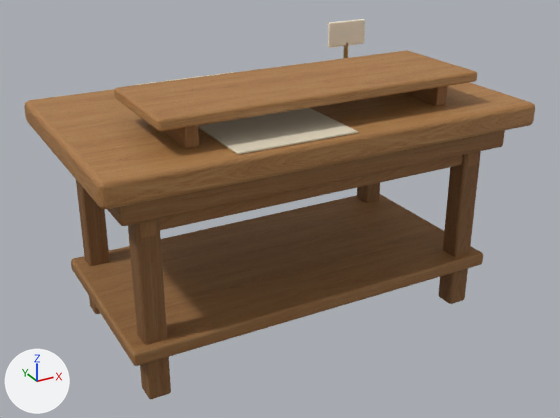
Renders of the glTF model assets/masters/native-v4/display-2.glb from each side of a commit.
Rendered twice from a camera (50 mm lens) standing at (-1.54, -2.82, 1.9) and looking at (-0.01, -0.04, 0.51). The lights are fixed; the arrows at lower left show +X, +Y and +Z. The first picture is the older version. Vertices at exactly the same position are counted once.

In view in the first picture: 'display-2'.
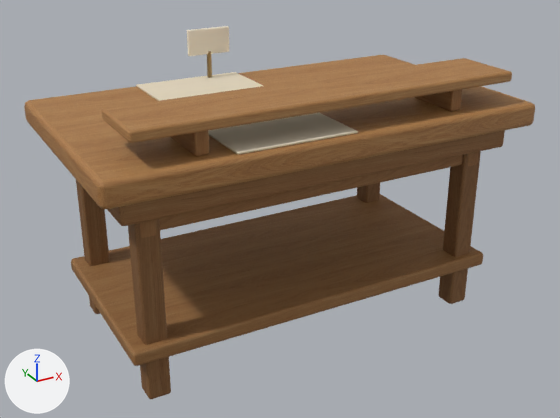
The edits, one by one:
me_mesh_0 has 1146 vertices, 2216 faces and spans x -0.95..0.95, y -0.55..0.56, z 0.0..1.23.
me_mesh_0 is used by ob_display_2; location (0.0, 0.0, 0.0).
me_mesh_0 part 1: the loose piece of 56 vertices spanning x -0.7..0.7, y -0.44..0.04, z 1.09..1.13 is scaled about its middle by (1.18, 0.614, 1), then moved by (0.0, -0.16, 0.0).
me_mesh_0 part 2: the loose piece of 56 vertices spanning x -0.59..-0.53, y -0.39..-0.01, z 0.99..1.09 is scaled about its middle by (1, 0.623, 1), then moved by (0.0, -0.16, 0.0).
me_mesh_0 part 3: the loose piece of 56 vertices spanning x 0.53..0.59, y -0.39..-0.01, z 0.99..1.09 is scaled about its middle by (1, 0.623, 1), then moved by (0.0, -0.16, 0.0).
me_mesh_0 part 4: the loose piece of 26 vertices spanning x 0.55..0.57, y 0.33..0.35, z 1.0..1.12 is moved by (-0.66, 0.15, 0.0).
me_mesh_0 part 5: the loose piece of 44 vertices spanning x 0.46..0.67, y 0.33..0.35, z 1.11..1.23 is moved by (-0.66, 0.15, 0.0).

What differs and where, as boxes [x1, y1, x2, y2] in the pictures (560 x 418 px; the box of a moved part takes in the faces that stretch with it):
'display-2', reshaped: before [24, 19, 535, 399]; after [24, 26, 535, 399]
part 1 of me_mesh_0, moved or reshaped: before [114, 50, 477, 131]; after [102, 58, 512, 143]
part 2 of me_mesh_0, moved or reshaped: before [163, 125, 199, 149]; after [171, 131, 209, 156]
part 3 of me_mesh_0, moved or reshaped: before [404, 86, 448, 106]; after [415, 89, 462, 111]
part 4 of me_mesh_0, moved or reshaped: before [343, 43, 348, 58]; after [207, 51, 212, 78]
part 5 of me_mesh_0, moved or reshaped: before [328, 19, 365, 48]; after [187, 26, 229, 56]
